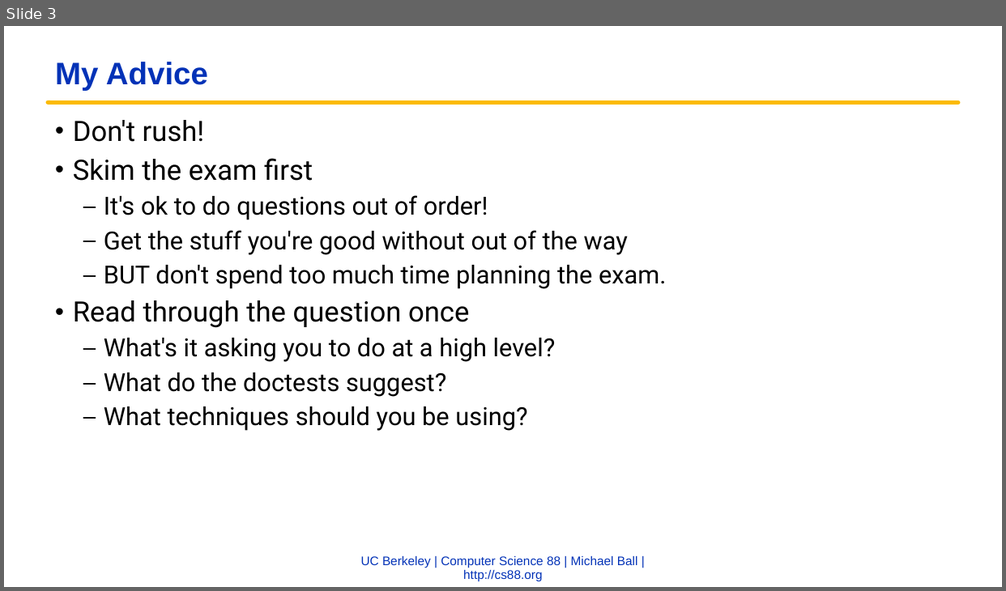
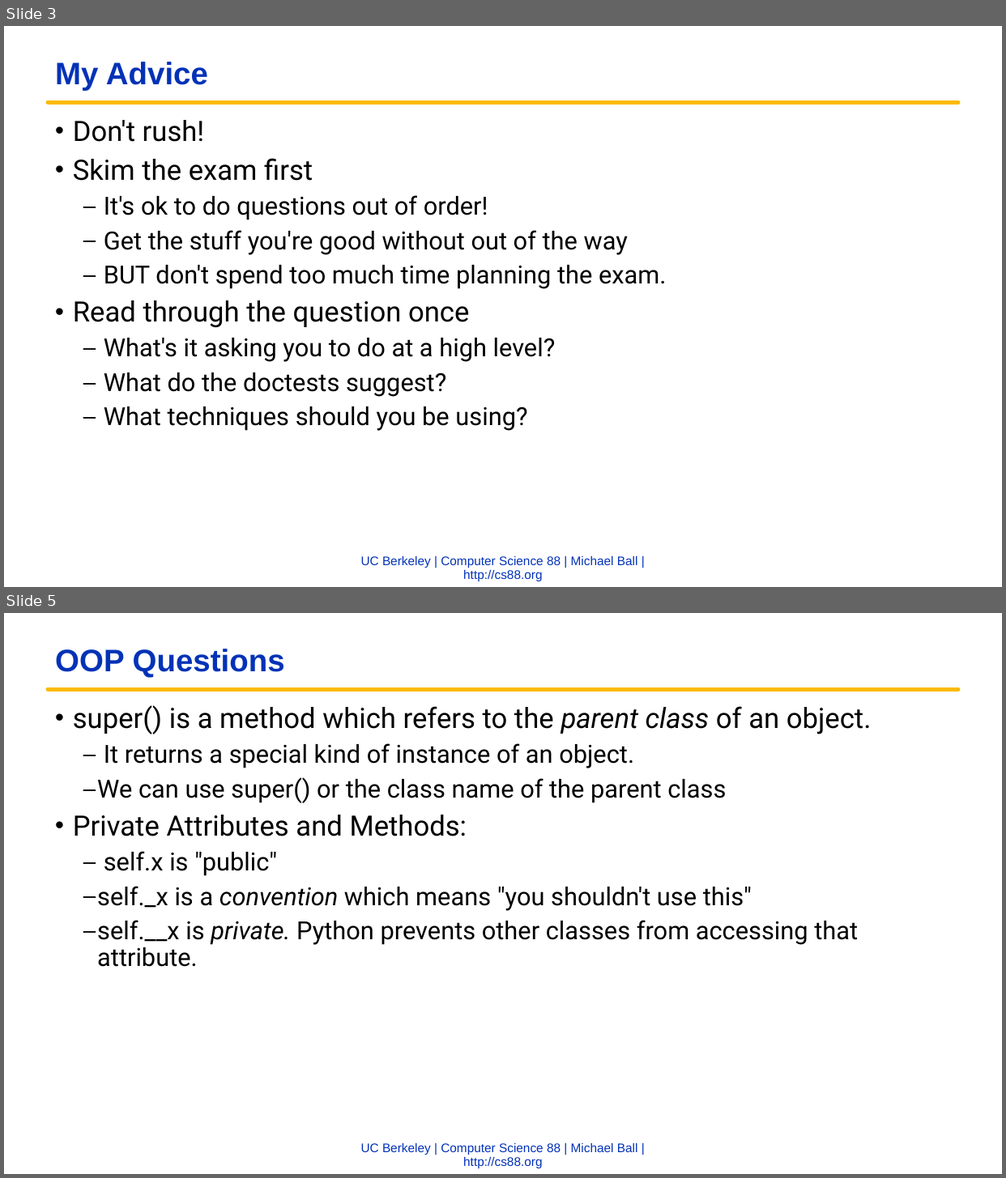
Before and after one commit to cs88-website/fa22, a slide deck: assets/slides/fa22/16-Midterm_Review.pptx. Shown one above the other, each under a label of ours: slide 3 before the commit, slides 3 and 5 after it; the slides between them are not shown. The pictures are 1006x591 and 1006x1178 pixels, drawn with LibreOffice and Linux fonts; fonts in the diff are those of the drawing; background and template pictures are left out. Boxes give left, top, right and bottom in pixels: in the first picture for what was removed or moved away, otherwise in the second. Text is boxed around its words. In the diff, an @@ line names an element or a change of style, - is before the commit and + after.

```diff
--- a/assets/slides/fa22/16-Midterm_Review.pptx
+++ b/assets/slides/fa22/16-Midterm_Review.pptx
@@ slide 5 added at [4,613,1002,1174], background #FFFFFF; not listed: 2 template elements that a slide beside it also shows @@
@@ title added at [55,649,285,678], 30 pt, text #0332B7, bold @@
+OOP Questions
@@ text added at [73,705,871,967], 24 pt, text #000000 @@
+• super() is a method which refers to the parent class of an object.
+  – It returns a special kind of instance of an object.
+  – We can use super() or the class name of the parent class
+• Private Attributes and Methods:
+  – self.x is "public"
+  – self._x is a convention which means "you shouldn't use this"
+  – self.__x is private. Python prevents other classes from accessing that attribute.
```
Also in this commit, not shown: 1 slide changed, 1 other slide added, 2 other files.
